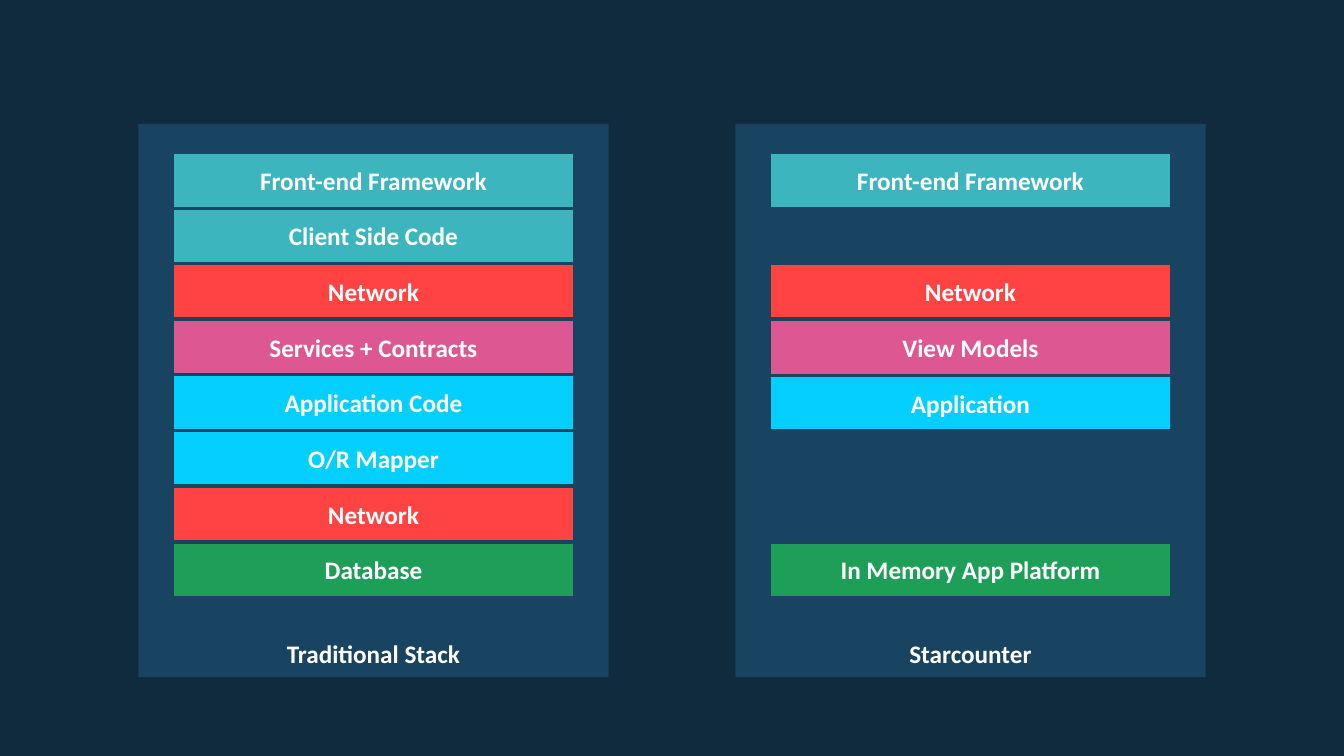
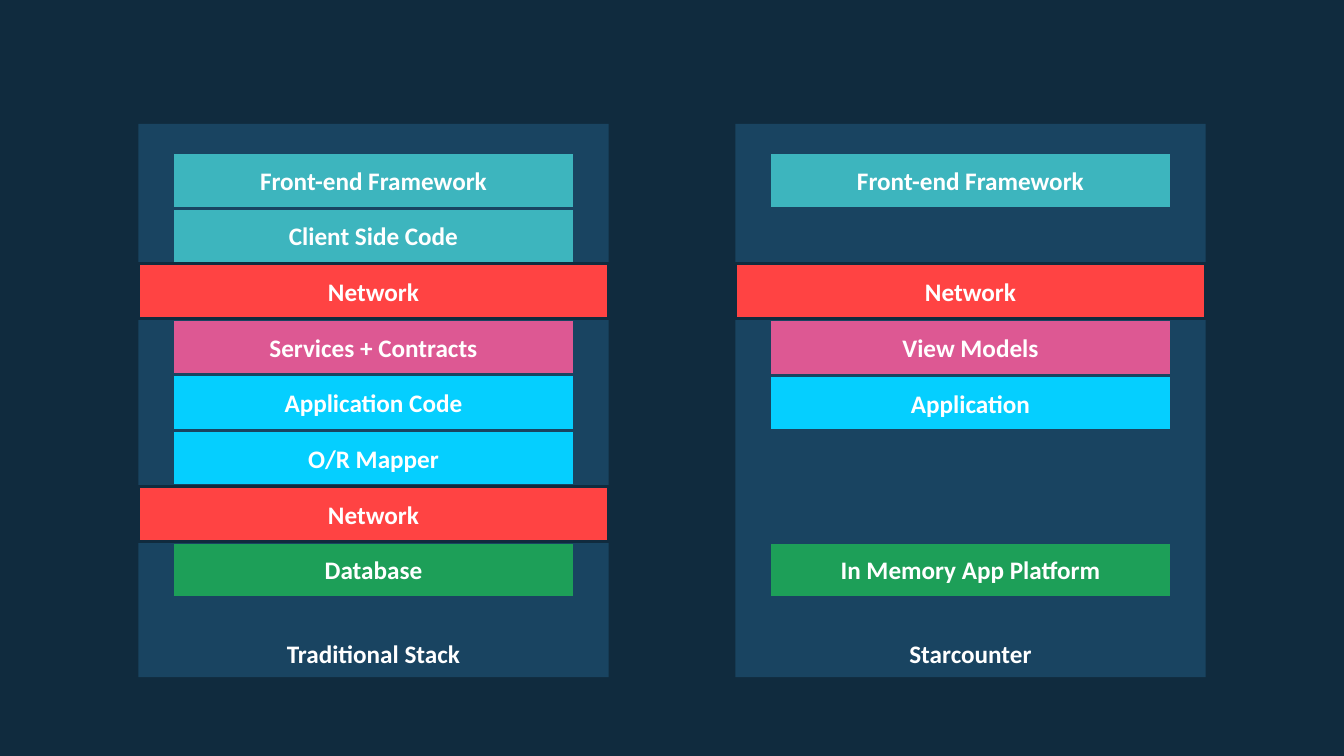
Before and after one commit to rogeralsing/Presentations, a slide deck: slide 6 of Starcounter/usa.pptx. Drawn at 1344x756 pixels with LibreOffice and Linux fonts; fonts in the diff are those of the drawing. Boxes give left, top, right and bottom in pixels: in the first picture for what was removed or moved away, otherwise in the second. Text is boxed around its words. In the diff, an @@ line names an element or a change of style, - is before the commit and + after.

```diff
--- a/Starcounter/usa.pptx
+++ b/Starcounter/usa.pptx
@@ rounded rectangle "Network": place and size @@
-rounded rectangle "Network" at bbox=[173, 263, 575, 319]
+rounded rectangle "Network" at bbox=[138, 263, 609, 319]
@@ outline #194461 2 pt to #102B3E 2 pt in 3 elements at bbox=[138, 486, 609, 541], bbox=[138, 263, 609, 319], bbox=[735, 263, 1206, 319] @@
@@ rounded rectangle "Network": place and size @@
-rounded rectangle "Network" at bbox=[770, 263, 1172, 319]
+rounded rectangle "Network" at bbox=[735, 263, 1206, 319]
@@ rounded rectangle "Network": place and size @@
-rounded rectangle "Network" at bbox=[173, 486, 575, 541]
+rounded rectangle "Network" at bbox=[138, 486, 609, 541]
```
Also in this commit, not shown: 3 slides added.
